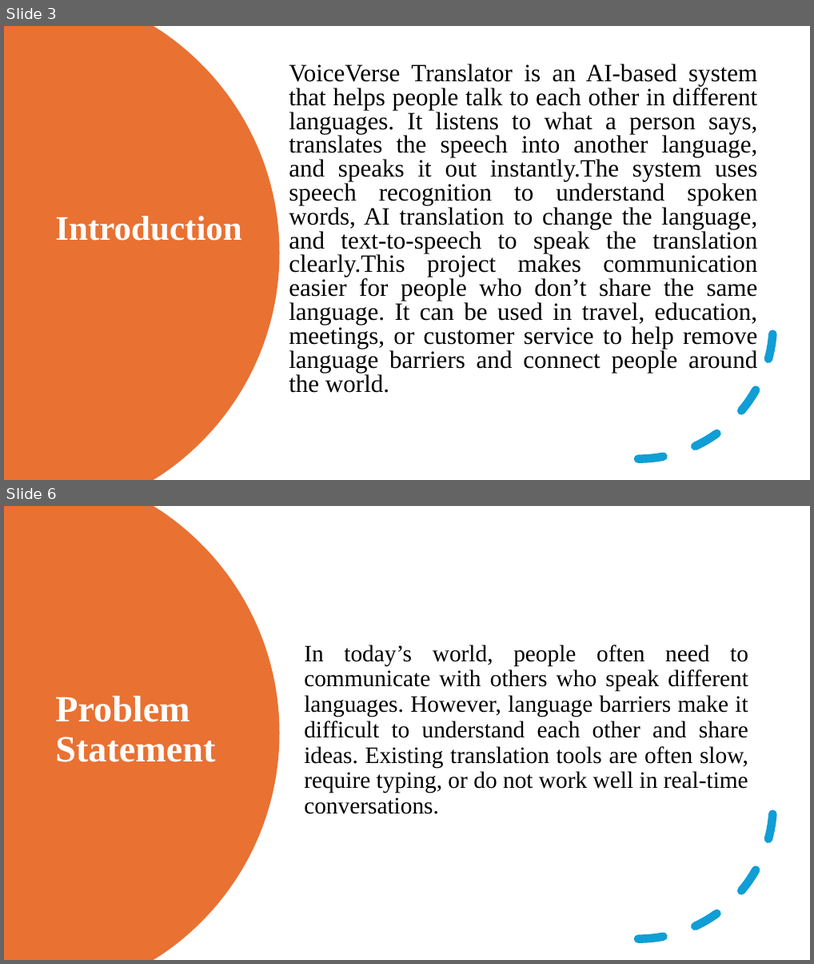
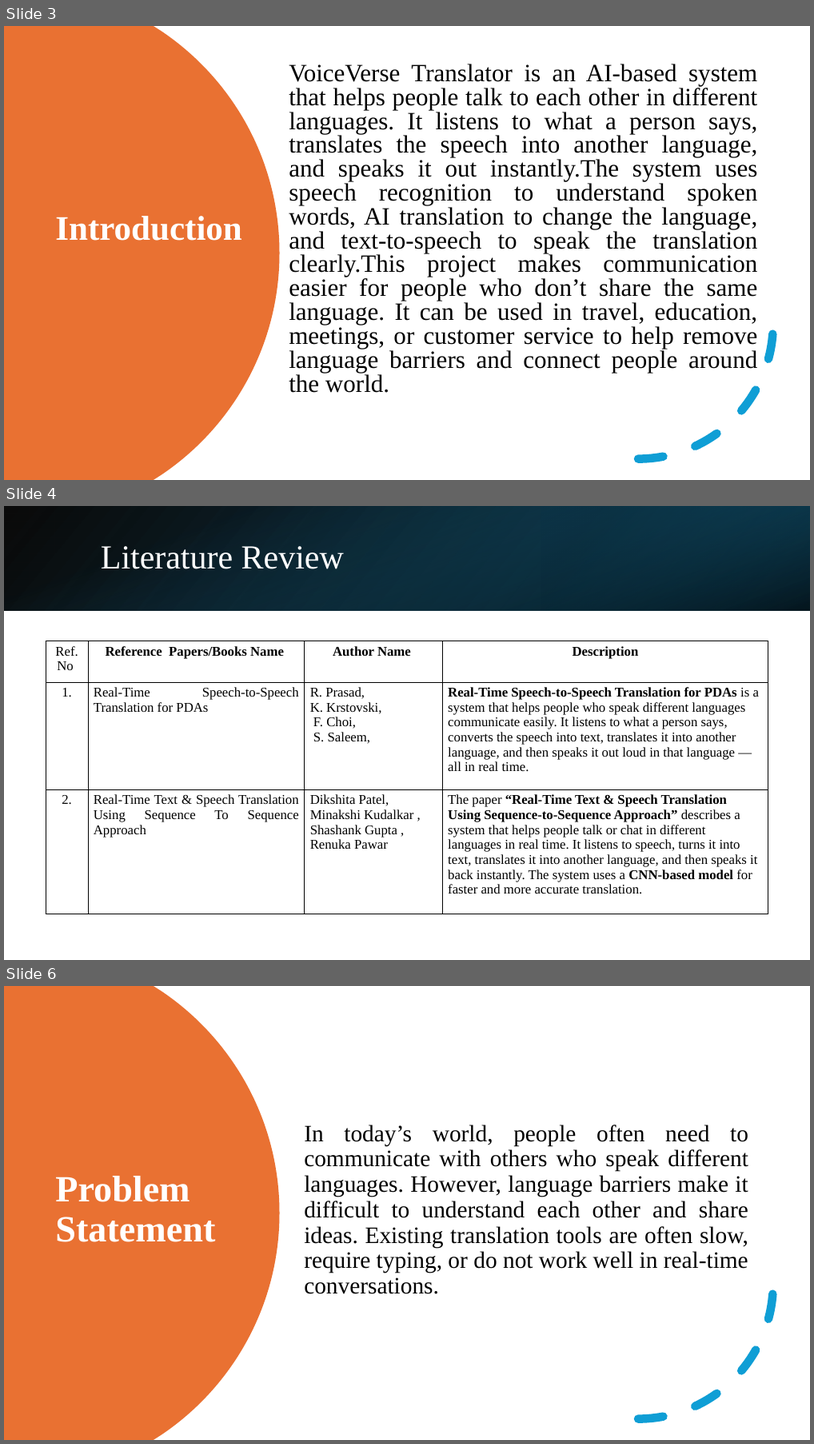
Before and after one commit to sanketbodakhe68/finel-year-projet, a slide deck: PPT/seminar 2nd (1).pptx. Shown one above the other, each under a label of ours: slides 3 and 6 before the commit, slides 3, 4 and 6 after it; the slides between them are not shown. The pictures are 814x964 and 814x1444 pixels, drawn with LibreOffice and Linux fonts; fonts in the diff are those of the drawing. Boxes give left, top, right and bottom in pixels: in the first picture for what was removed or moved away, otherwise in the second. Text is boxed around its words. In the diff, an @@ line names an element or a change of style, - is before the commit and + after.

Commit message:
done ppt

```diff
--- a/PPT/seminar 2nd (1).pptx
+++ b/PPT/seminar 2nd (1).pptx
@@ slide 4 added at [4, 506, 810, 960], background #FFFFFF @@
@@ rectangle added at [4, 506, 810, 610], fill gradient #000000 to #104862 @@
@@ rectangle added at [4, 506, 810, 610], fill gradient #156082 to #000000 @@
@@ rectangle added at [542, 506, 810, 610], fill gradient #0B3041 to #156082 @@
@@ title added at [101, 546, 344, 569], 40 pt, text #FFFFFF @@
+Literature Review
@@ table added at [46, 641, 769, 914], 3 rows, 4 columns @@
+Ref. No | Reference Papers/Books Name | Author Name | Description
+1. | Real-Time Speech-to-Speech Translation for PDAs | R. Prasad, / K. Krstovski, / F. Choi, / S. Saleem, | Real-Time Speech-to-Speech Translation for PDAs is a system that helps people who speak different languages communicate easily. It listens to what a person says, converts the speech into text, translates it into another language, and then speaks it out loud in that language — all in real time.
+2. | Real-Time Text & Speech Translation Using Sequence To Sequence Approach | Dikshita Patel, / Minakshi Kudalkar , / Shashank Gupta , / Renuka Pawar | The paper “Real-Time Text & Speech Translation Using Sequence-to-Sequence Approach” describes a system that helps people talk or chat in different languages in real time. It listens to speech, turns it into text, translates it into another language, and then speaks it back instantly. The system uses a CNN-based model for faster and more accurate translation.
```
Also in this commit, not shown: 1 slide changed, 1 other slide added, 2 slides removed, 2 other files.
